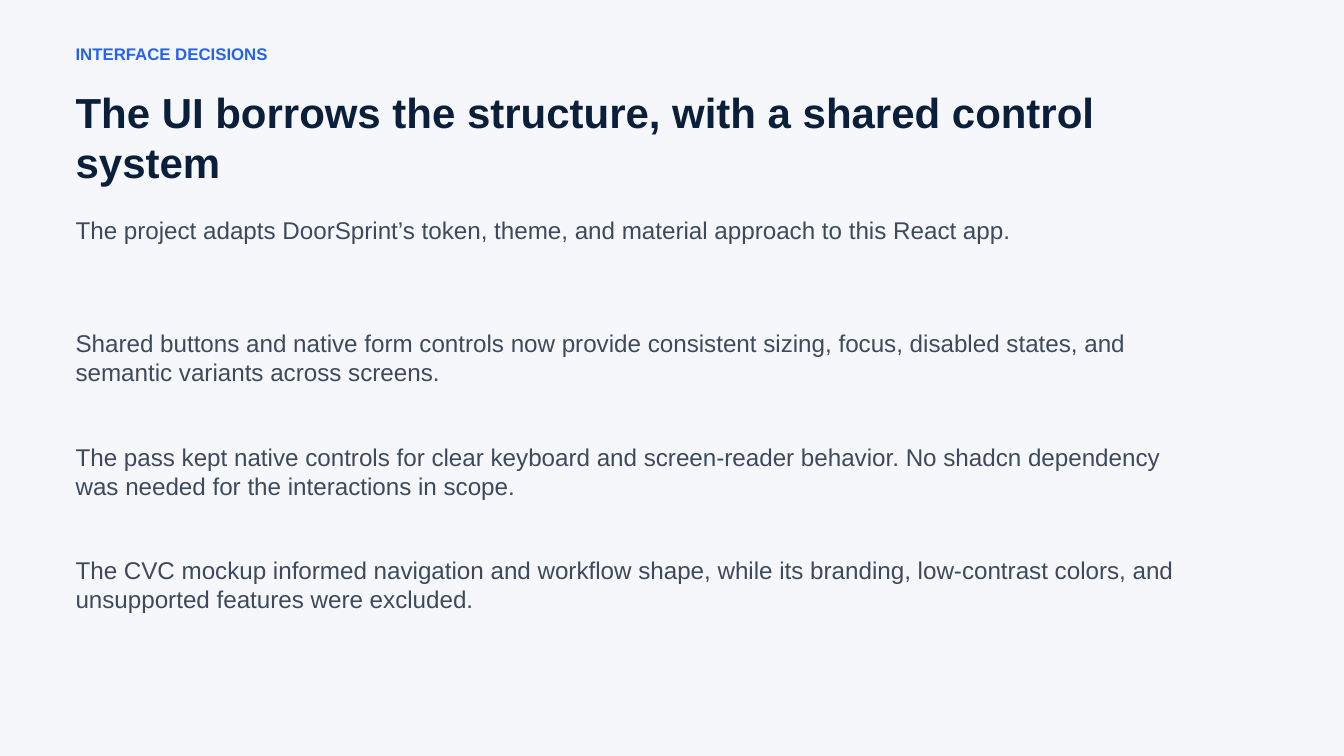
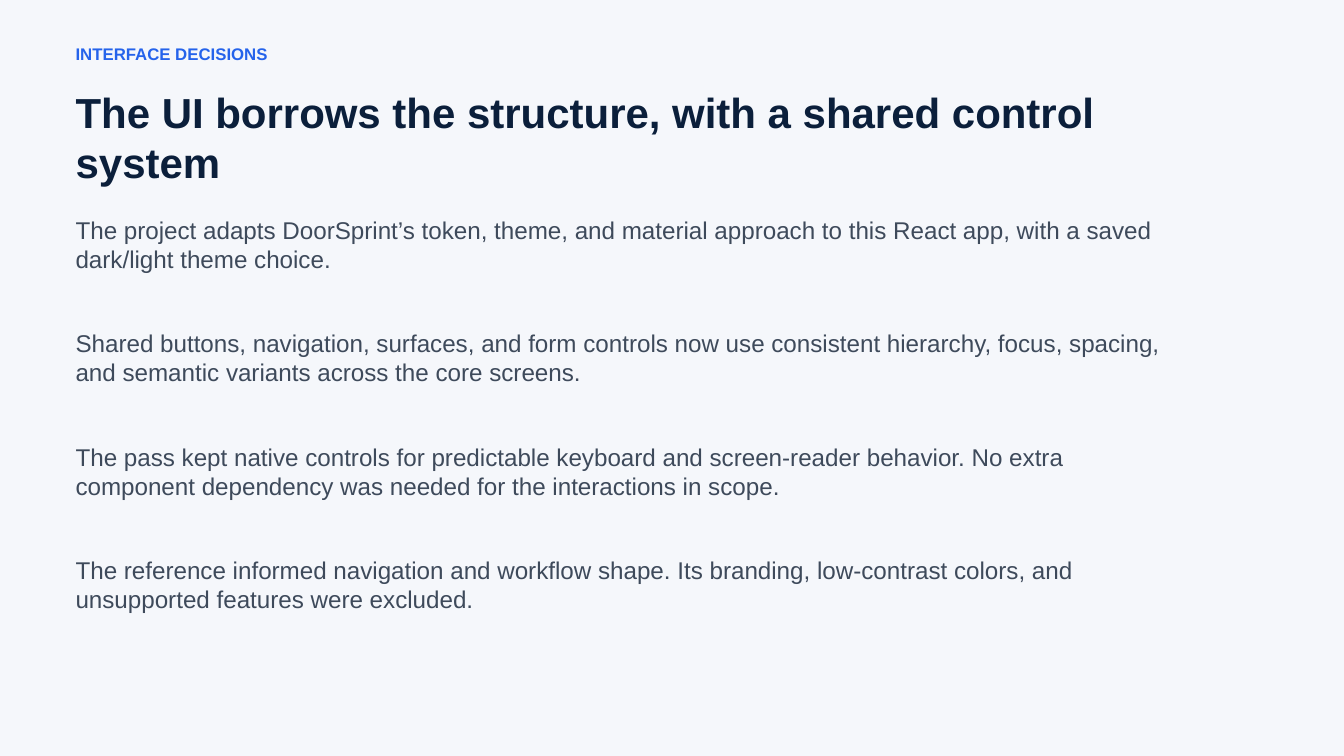
Before and after one commit to blaquetribe/deal-pipeline-tracker, a slide deck: slide 13 of docs/presentation/deal-pipeline-tracker-walkthrough.pptx. Drawn at 1344x756 pixels with LibreOffice and Linux fonts; fonts in the diff are those of the drawing. Boxes give left, top, right and bottom in pixels: in the first picture for what was removed or moved away, otherwise in the second. Text is boxed around its words. In the diff, an @@ line names an element or a change of style, - is before the commit and + after.

Commit message:
feat(ui): finish polished project walkthrough

```diff
--- a/docs/presentation/deal-pipeline-tracker-walkthrough.pptx
+++ b/docs/presentation/deal-pipeline-tracker-walkthrough.pptx
@@ text at bbox=[76, 221, 1152, 273]: text changed @@
-The project adapts DoorSprint’s token, theme, and material approach to this React app.
+The project adapts DoorSprint’s token, theme, and material approach to this React app, with a saved dark/light theme choice.
@@ text at bbox=[76, 334, 1159, 382]: text changed @@
-Shared buttons and native form controls now provide consistent sizing, focus, disabled states, and semantic variants across screens.
+Shared buttons, navigation, surfaces, and form controls now use consistent hierarchy, focus, spacing, and semantic variants across the core screens.
@@ text at bbox=[76, 448, 1063, 500]: text changed @@
-The pass kept native controls for clear keyboard and screen-reader behavior. No shadcn dependency was needed for the interactions in scope.
+The pass kept native controls for predictable keyboard and screen-reader behavior. No extra component dependency was needed for the interactions in scope.
@@ text at bbox=[76, 561, 1072, 613]: text changed @@
-The CVC mockup informed navigation and workflow shape, while its branding, low-contrast colors, and unsupported features were excluded.
+The reference informed navigation and workflow shape. Its branding, low-contrast colors, and unsupported features were excluded.
```
Also in this commit, not shown: 1 other slide changed, 33 other files.
